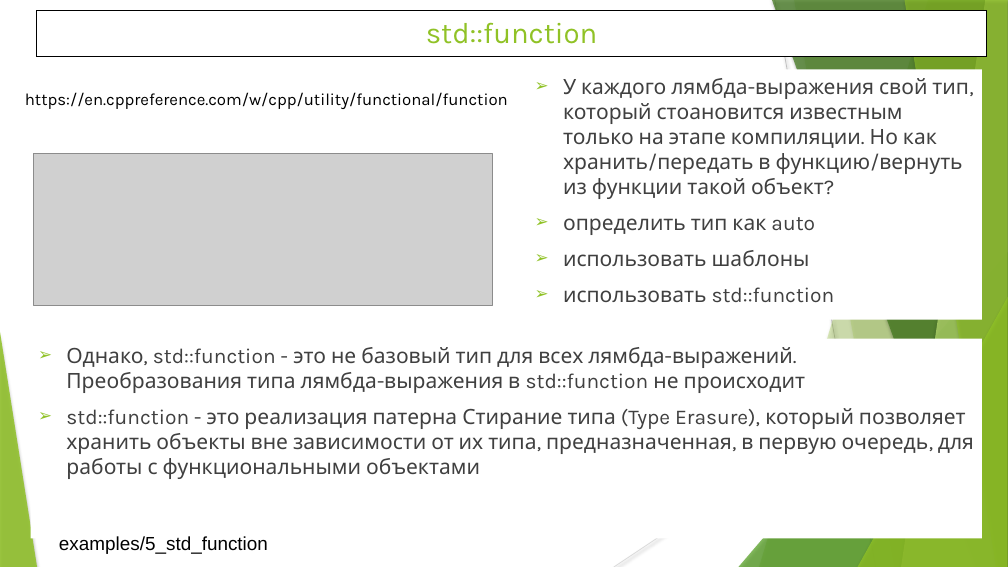
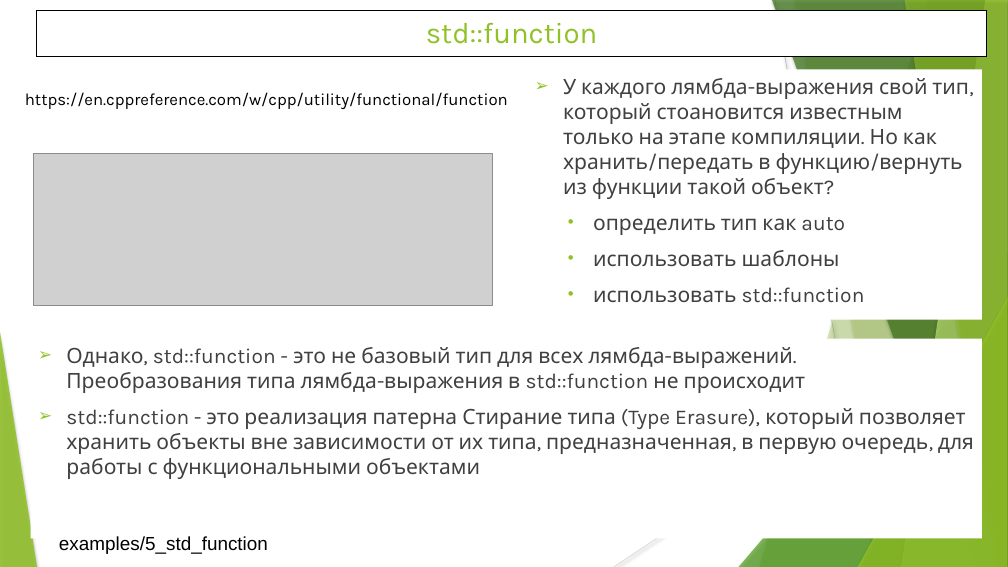
Before and after one commit to WhiteCatStudies/lectures, a slide deck: slide 7 of pt2/lectures/lecture7/lecture7.pptx. Drawn at 1008x567 pixels with LibreOffice and Linux fonts; fonts in the diff are those of the drawing; grey boxes stand for pictures. Boxes give left, top, right and bottom in pixels: in the first picture for what was removed or moved away, otherwise in the second. Text is boxed around its words. In the diff, an @@ line names an element or a change of style, - is before the commit and + after.

```diff
--- a/pt2/lectures/lecture7/lecture7.pptx
+++ b/pt2/lectures/lecture7/lecture7.pptx
@@ text in rectangle at [593,217,865,302]: bullet ➢ to •; list level 1 to 2 in "определить тип как auto"; list level 1 to 2 in "использовать шаблоны"; list level 1 to 2 in "использовать std::function" @@
```
Also in this commit, not shown: 1 other slide changed, 1 other file.
